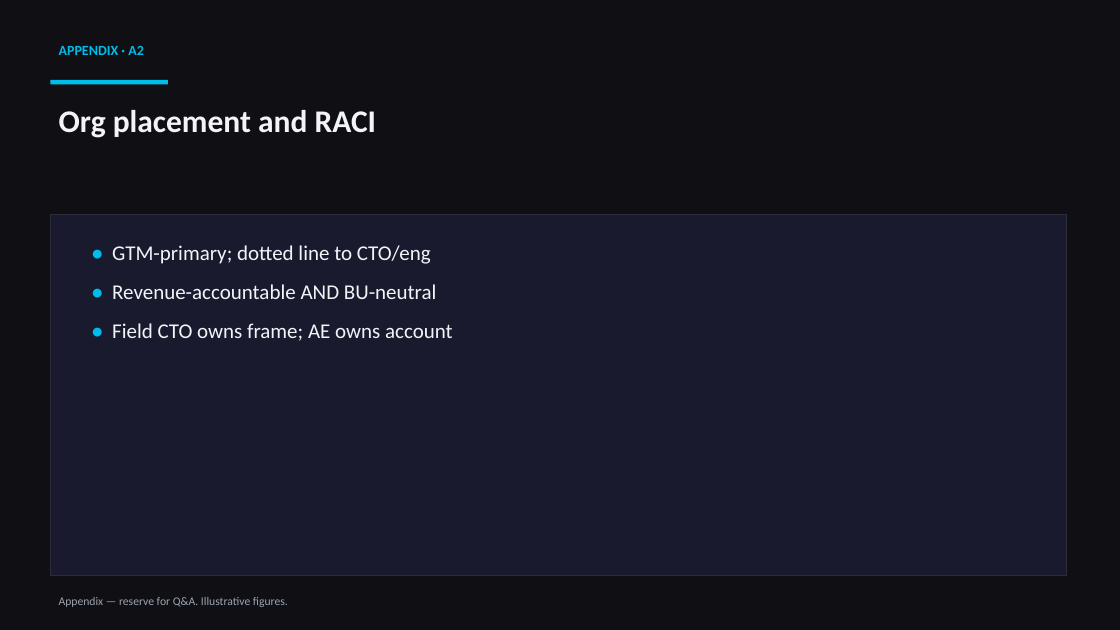
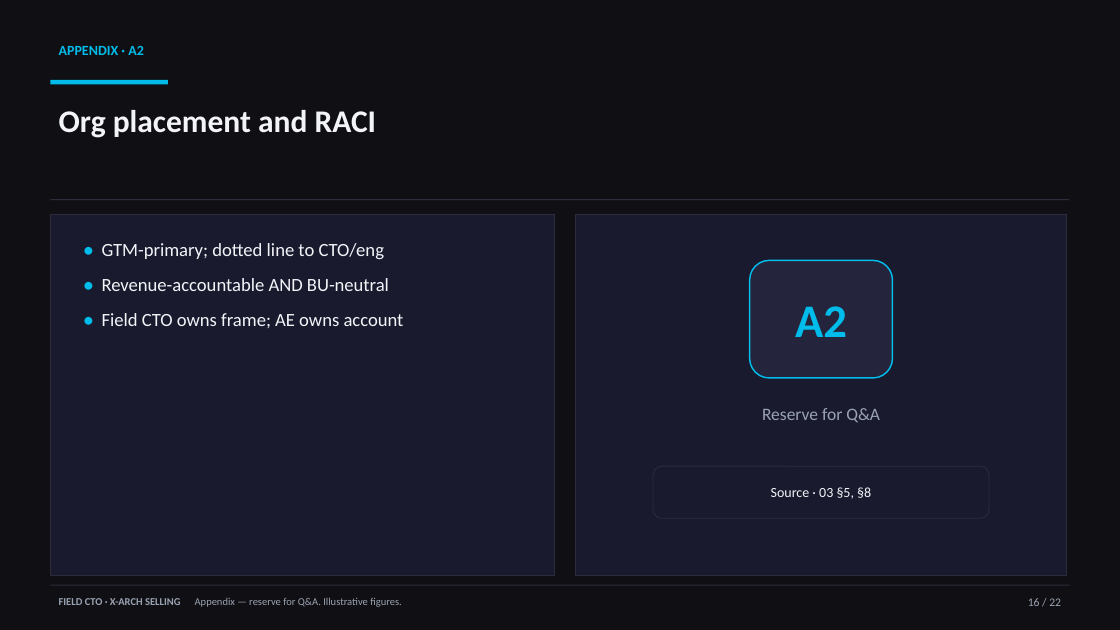
Before and after one commit to rcasey1978/FieldCTO_TacticalSelling, a slide deck: slide 16 of Field-CTO-XArch-Business-Case.pptx. Drawn at 1120x630 pixels with LibreOffice and Linux fonts; fonts in the diff are those of the drawing. Boxes give left, top, right and bottom in pixels: in the first picture for what was removed or moved away, otherwise in the second. Text is boxed around its words. In the diff, an @@ line names an element or a change of style, - is before the commit and + after.

```diff
--- a/Field-CTO-XArch-Business-Case.pptx
+++ b/Field-CTO-XArch-Business-Case.pptx
@@ rectangle: place and size @@
-rectangle at box(50, 214, 1067, 576)
+rectangle at box(50, 199, 1070, 200)
@@ rectangle at box(50, 199, 1070, 200): fill #1A1A2E to #2C2C3A; outline #2C2C3A 1 pt to none @@
@@ rectangle added at box(50, 214, 555, 576), fill #1A1A2E, outline #2C2C3A 1 pt @@
@@ text "• GTM-primary; dotted line to ...": place and size @@
-text "• GTM-primary; dotted line to ..." at box(112, 245, 453, 341)
+text "• GTM-primary; dotted line to ..." at box(102, 243, 404, 328)
@@ text "• GTM-primary; dotted line to ..." at box(102, 243, 404, 328): size 18 to 16 pt; less space between paragraphs @@
@@ rectangle added at box(576, 214, 1067, 576), fill #1A1A2E, outline #2C2C3A 1 pt @@
@@ rounded rectangle added at box(749, 260, 892, 378), fill #24243C, outline #00BCEB 1.25 pt, 40 pt, text #00BCEB, bold @@
+A2
@@ text added at box(762, 408, 880, 423), 15 pt, text #9AA3B2 @@
+Reserve for Q&A
@@ rounded rectangle added at box(653, 466, 989, 518), fill #1A1A2E, outline #2C2C3A 0.75 pt, 12 pt, text #F2F4F8 @@
+Source · 03 §5, §8
@@ rectangle added at box(50, 585, 1070, 586), fill #2C2C3A @@
@@ text at box(59, 597, 402, 607): text changed; size 10 to 9 pt @@
-Appendix — reserve for Q&A. Illustrative figures.
+FIELD CTO · X-ARCH SELLING Appendix — reserve for Q&A. Illustrative figures.
@@ text added at box(1028, 598, 1061, 606), 10 pt, text #9AA3B2 @@
+16 / 22
```
Also in this commit, not shown: 21 other slides changed, 2 other files.
